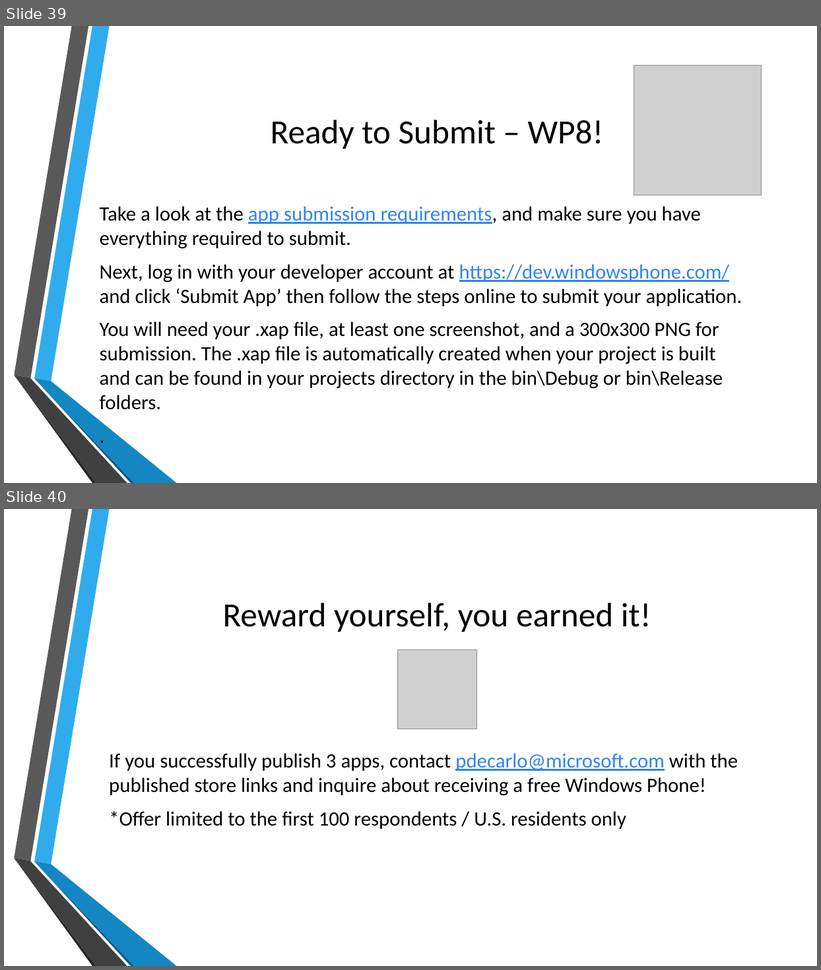
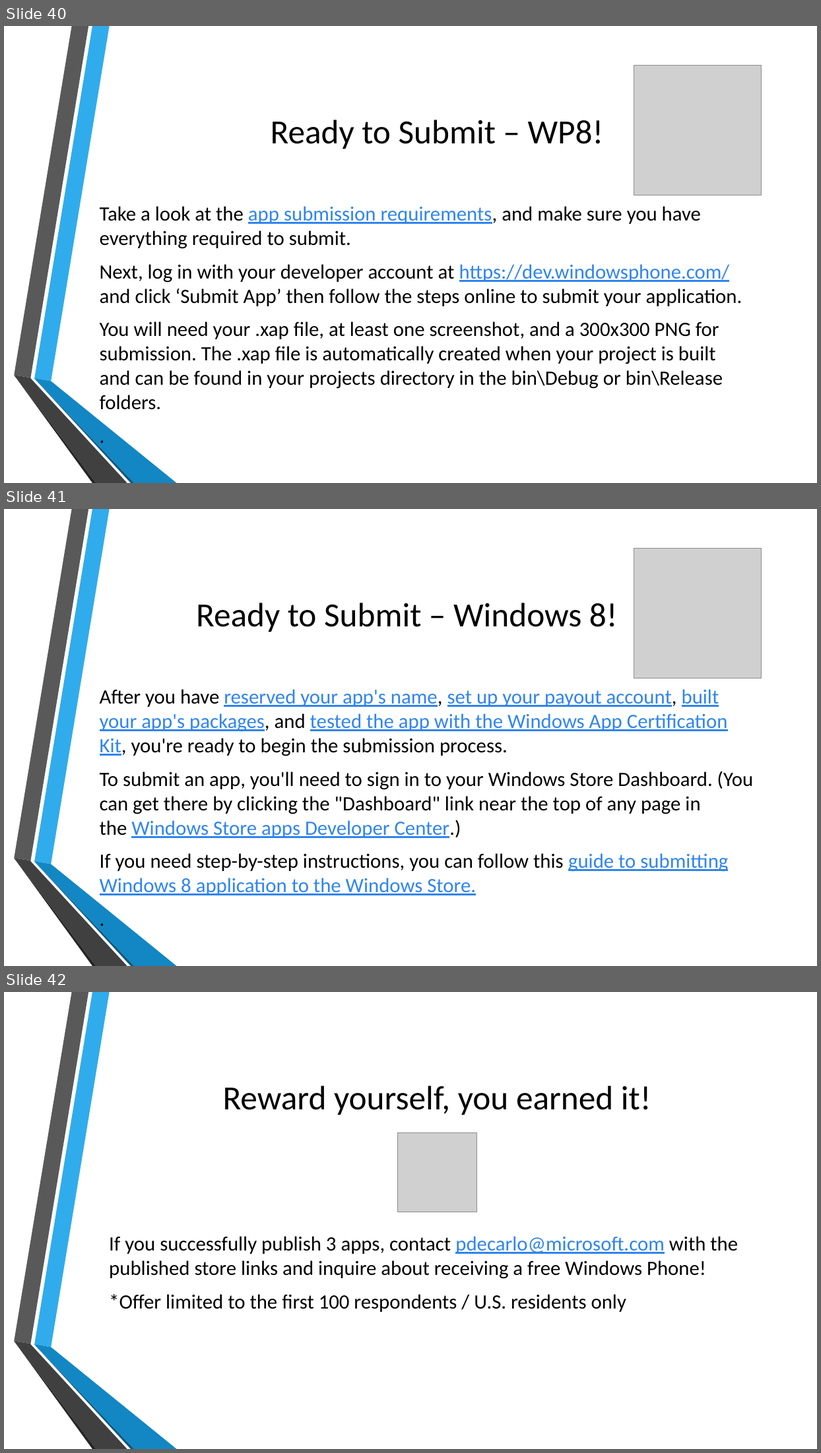
Before and after one commit to toolboc/XPlatformCloudKit, a slide deck: XPlatformCloudkit.pptx. Shown one above the other, each under a label of ours: slides 39 and 40 before the commit, slides 40, 41 and 42 after it. The pictures are 821x970 and 821x1453 pixels, drawn with LibreOffice and Linux fonts; fonts in the diff are those of the drawing; grey boxes stand for pictures; background and template pictures are left out. Boxes give left, top, right and bottom in pixels: in the first picture for what was removed or moved away, otherwise in the second. Text is boxed around its words. In the diff, an @@ line names an element or a change of style, - is before the commit and + after.

```diff
--- a/XPlatformCloudkit.pptx
+++ b/XPlatformCloudkit.pptx
@@ slide 41 added at bbox=[4, 509, 817, 966], background picture (left out); not listed: 6 template elements that a slide beside it also shows @@
@@ picture added at bbox=[634, 548, 762, 678] @@
@@ title added at bbox=[196, 603, 618, 632], 40 pt, text #000000 @@
+Ready to Submit – Windows 8!
@@ text added at bbox=[100, 689, 753, 896], 24 pt, text #000000 @@
+After you have reserved your app's name, set up your payout account, built your app's packages, and tested the app with the Windows App Certification Kit, you're ready to begin the submission process.
+To submit an app, you'll need to sign in to your Windows Store Dashboard. (You can get there by clicking the "Dashboard" link near the top of any page in the Windows Store apps Developer Center.)
+If you need step-by-step instructions, you can follow this guide to submitting Windows 8 application to the Windows Store.
+.
@@ what was slide 39 is now slide 40 @@
@@ what was slide 40 is now slide 42 @@
```
Also in this commit, not shown: 3 slides changed, 2 other slides added, 1 slide removed.
